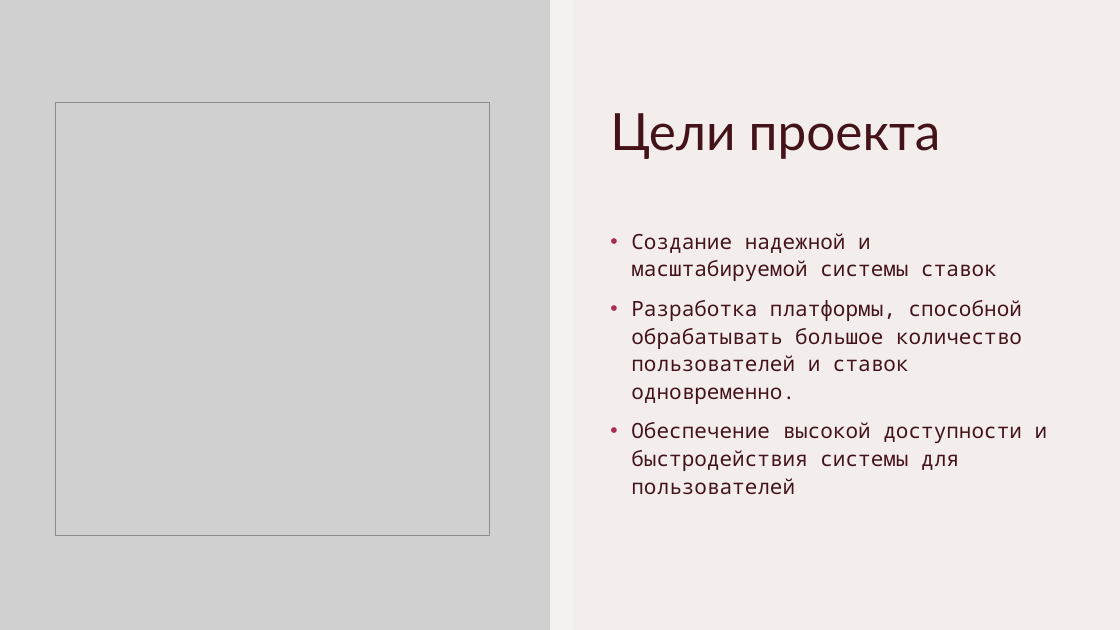
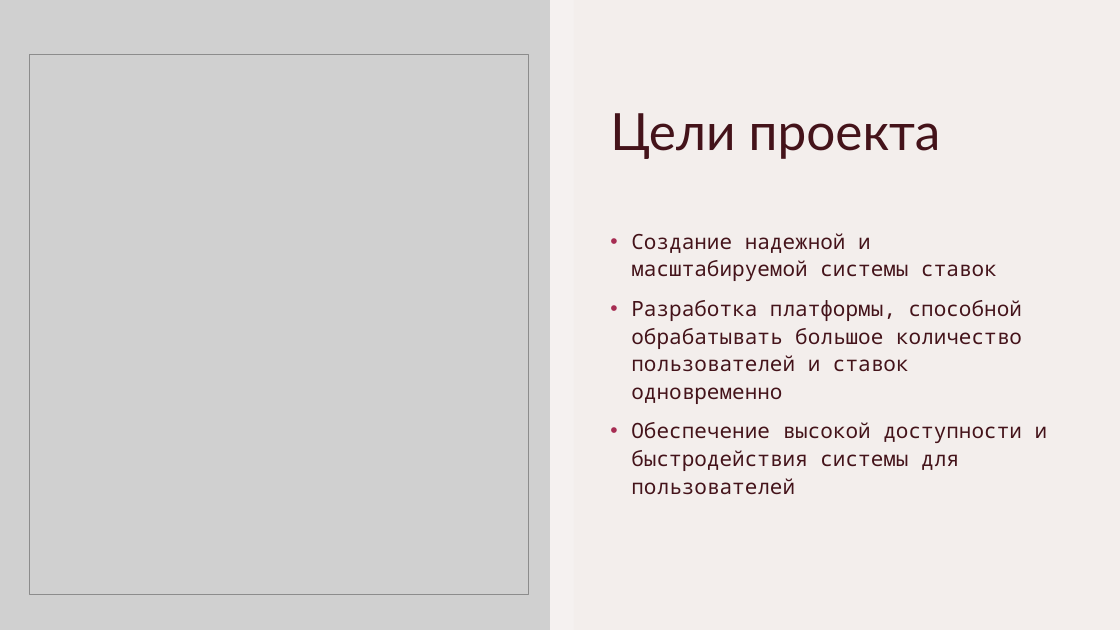
Before and after one commit to SergeyFM/Bets, a slide deck: slide 3 of docs/CoolBet.pptx. Drawn at 1120x630 pixels with LibreOffice and Linux fonts; fonts in the diff are those of the drawing; grey boxes stand for pictures; background and template pictures are left out. Boxes give left, top, right and bottom in pixels: in the first picture for what was removed or moved away, otherwise in the second. Text is boxed around its words. In the diff, an @@ line names an element or a change of style, - is before the commit and + after.

Commit message:
Update

```diff
--- a/docs/CoolBet.pptx
+++ b/docs/CoolBet.pptx
@@ picture: place and size @@
-picture at (55, 102, 490, 536)
+picture at (29, 54, 528, 595)
@@ text at (631, 300, 1022, 404): text changed @@
-• Разработка платформы, способной обрабатывать большое количество пользователей и ставок одновременно.
+• Разработка платформы, способной обрабатывать большое количество пользователей и ставок одновременно
```
Also in this commit, not shown: 3 other slides changed, 1 slide added.
